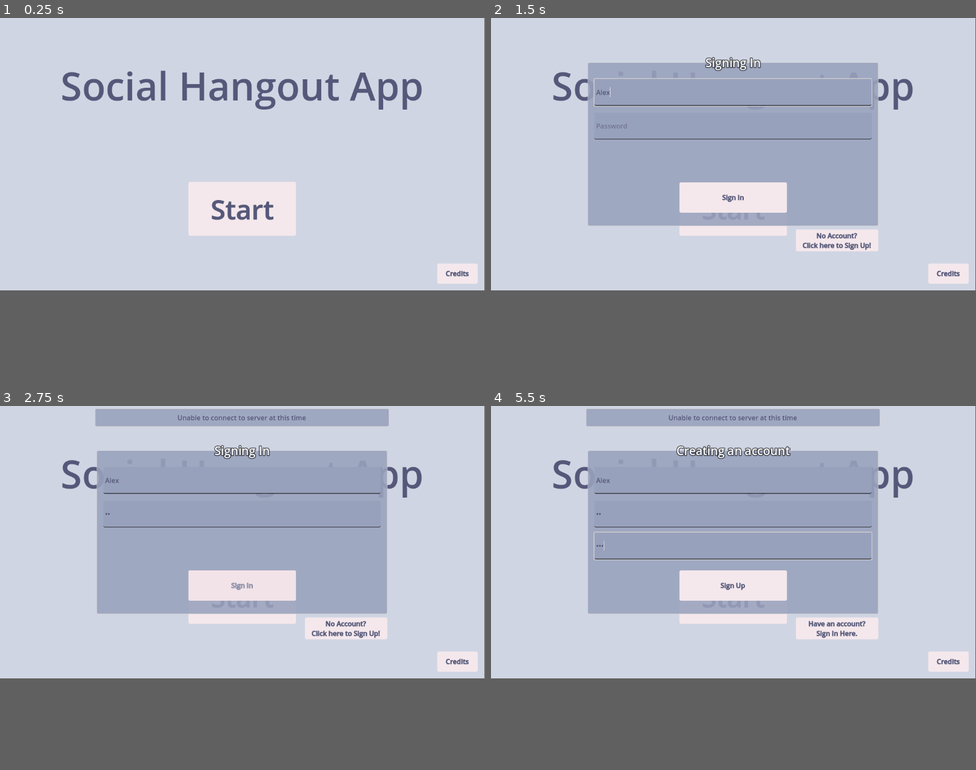
Above: before the commit, frames 1-4 (two rows, left to right).
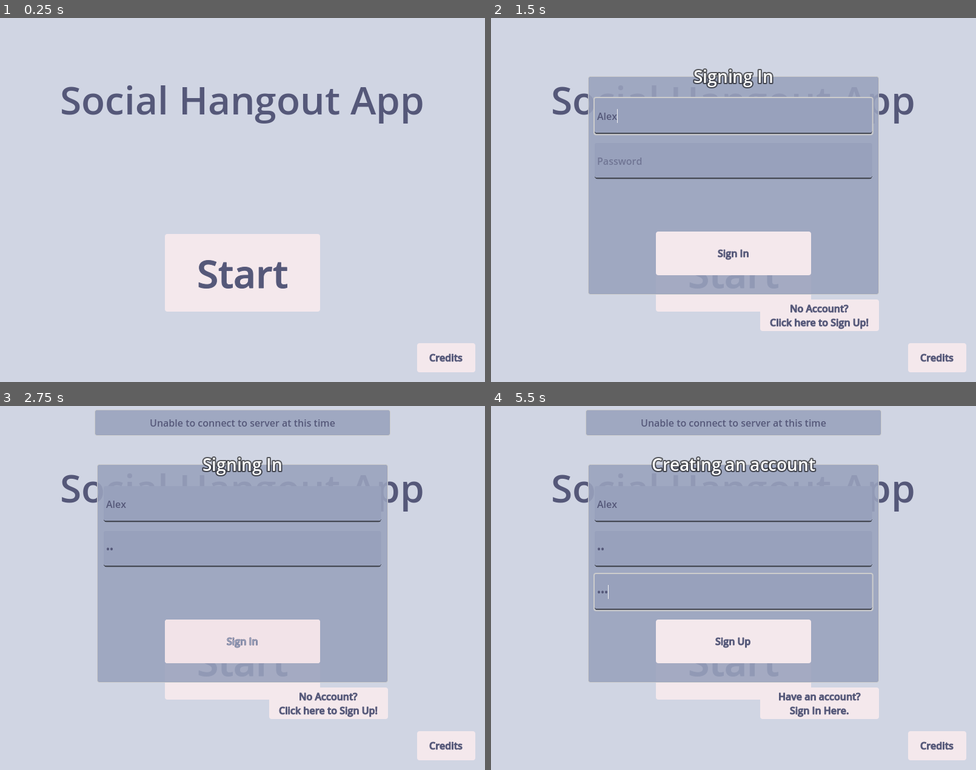
Above: after the commit, the same moments.

Repository: wha-qaq/multiplayer-client
Game: Godot game, scene res://Scenes/title_screen.tscn
Same seed, same stepped clock (60 frames per second), same inputs: the game is played once before the commit and once after it.
Inputs (mouse positions are in pixels of both pictures, inside the frame that each line leads up to):
- Up to frame 1 (0.25 s): no input
- Up to frame 2 (1.5 s): click "Start" at 0.5 s; click (733, 90) at 1.27 s; type "Alex" at 1.35 s
- Up to frame 3 (2.75 s): click (242, 515) at 1.5 s; type "12" at 1.58 s; click "Start" at 2 s
- Up to frame 4 (5.5 s): click "Sign In" at 2.75 s; click "No Account? Click here to Sig…" at 3.5 s; click (733, 478) at 4.27 s; type "Alex" at 4.35 s; click (733, 515) at 4.5 s; type "12" at 4.58 s; click (733, 544) at 4.73 s; type "12" at 4.82 s; move the mouse to (840, 529) at 5.02 s; hold D (move_right) from 5.03 s (still down); click (840, 529) at 5.17 s
In our replay, the window is 799x449 before the commit and 800x600 after it. These sizes can differ from the game's own. Grey fills any space a smaller window leaves; there, only what the larger window draws over its background counts as a difference.

The runs differ from the first frame. In frame 1, 15% of the frame differs, in the area x 12-99%, y 14-98%; in frame 2, 22%; in frame 3, 24%; in frame 4, 25%, in the area x 12-99%, y 0-98%.

Commit message:
Changing Game Icon

Diff:
--- a/Scenes/title_screen.tscn
+++ b/Scenes/title_screen.tscn
@@ -98,7 +98,7 @@
 anchor_top = 0.1
 anchor_right = 0.976563
 anchor_bottom = 0.264609
-tooltip_text = "The name that will be used to log into the website"
+tooltip_text = "Your username to your account"
 theme = ExtResource("1_ak2if")
 placeholder_text = "Username"
 metadata/_edit_use_anchors_ = true
@@ -110,7 +110,7 @@
 anchor_top = 0.305761
 anchor_right = 0.976563
 anchor_bottom = 0.47037
-tooltip_text = "The name that will be used to log into the website"
+tooltip_text = "Your password to the account"
 theme = ExtResource("1_ak2if")
 placeholder_text = "Password"
 secret = true
@@ -175,7 +175,7 @@
 anchor_top = 0.1
 anchor_right = 0.976563
 anchor_bottom = 0.264609
-tooltip_text = "The name that will be used to log into the website"
+tooltip_text = "The username to your account"
 theme = ExtResource("1_ak2if")
 placeholder_text = "Username"
 metadata/_edit_use_anchors_ = true
@@ -187,7 +187,8 @@
 anchor_top = 0.305761
 anchor_right = 0.976563
 anchor_bottom = 0.47037
-tooltip_text = "The name that will be used to log into the website"
+tooltip_text = "The password to your account.
+You need to remember this!"
 theme = ExtResource("1_ak2if")
 placeholder_text = "Password"
 secret = true
@@ -200,7 +201,7 @@
 anchor_top = 0.502572
 anchor_right = 0.976563
 anchor_bottom = 0.667181
-tooltip_text = "The name that will be used to log into the website"
+tooltip_text = "Confirm your password"
 theme = ExtResource("1_ak2if")
 placeholder_text = "Confirm Password"
 secret = true
--- a/project.godot
+++ b/project.godot
@@ -10,10 +10,15 @@
 
 [application]
 
-config/name="game-client"
+config/name="hangout-game"
+config/description="Start playing!"
 run/main_scene="res://Scenes/title_screen.tscn"
 config/features=PackedStringArray("4.4", "Forward Plus")
-config/icon="res://icon.svg"
+boot_splash/bg_color=Color(0.596078, 0.631373, 0.737255, 1)
+boot_splash/show_image=false
+boot_splash/use_filter=false
+config/icon="uid://x153rch8wscs"
+config/windows_native_icon="res://Content/game icon.ico"
 
 [autoload]
 
@@ -21,6 +26,11 @@
 MessagingSystem="*res://Source/messaging_system.gd"
 RoomConnector="*res://Source/room_connector.gd"
 Background="res://Scenes/Objects/background.tscn"
+
+[display]
+
+window/size/viewport_width=800
+window/size/viewport_height=600
 
 [gui]
 
Binary file added: Content/game icon.ico
Binary file added: Content/game icon.png
Not shown, added: Content/game icon.png.import
Not shown, changed: export_presets.cfg
